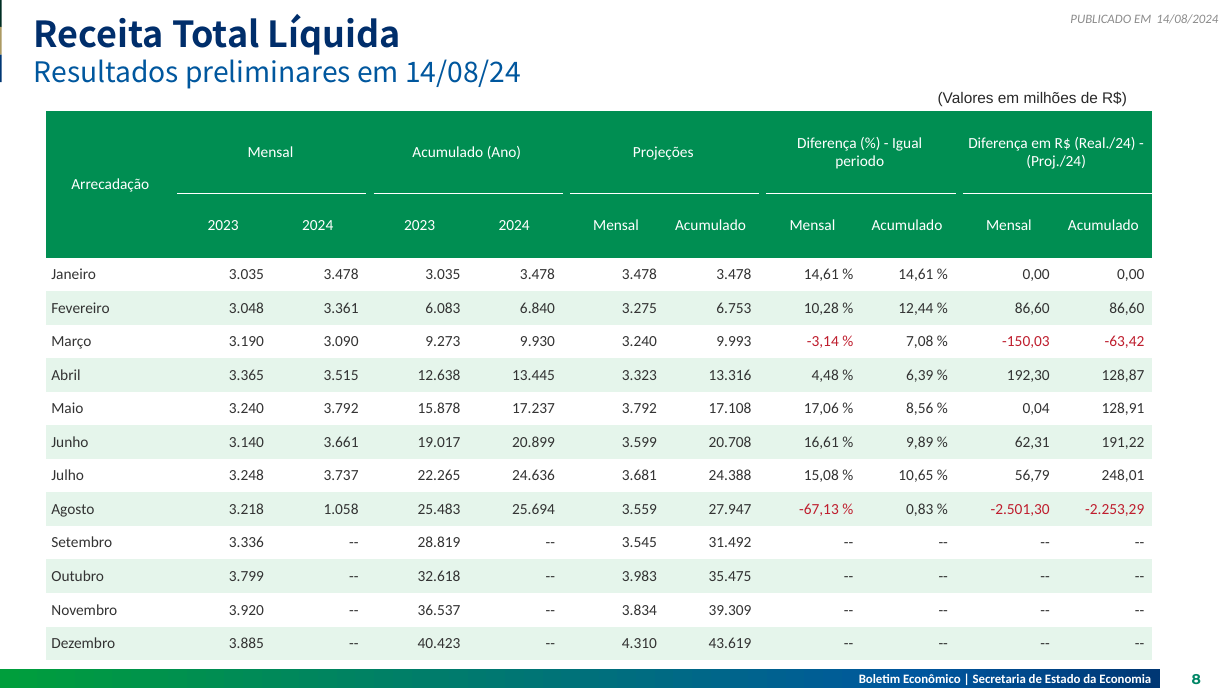
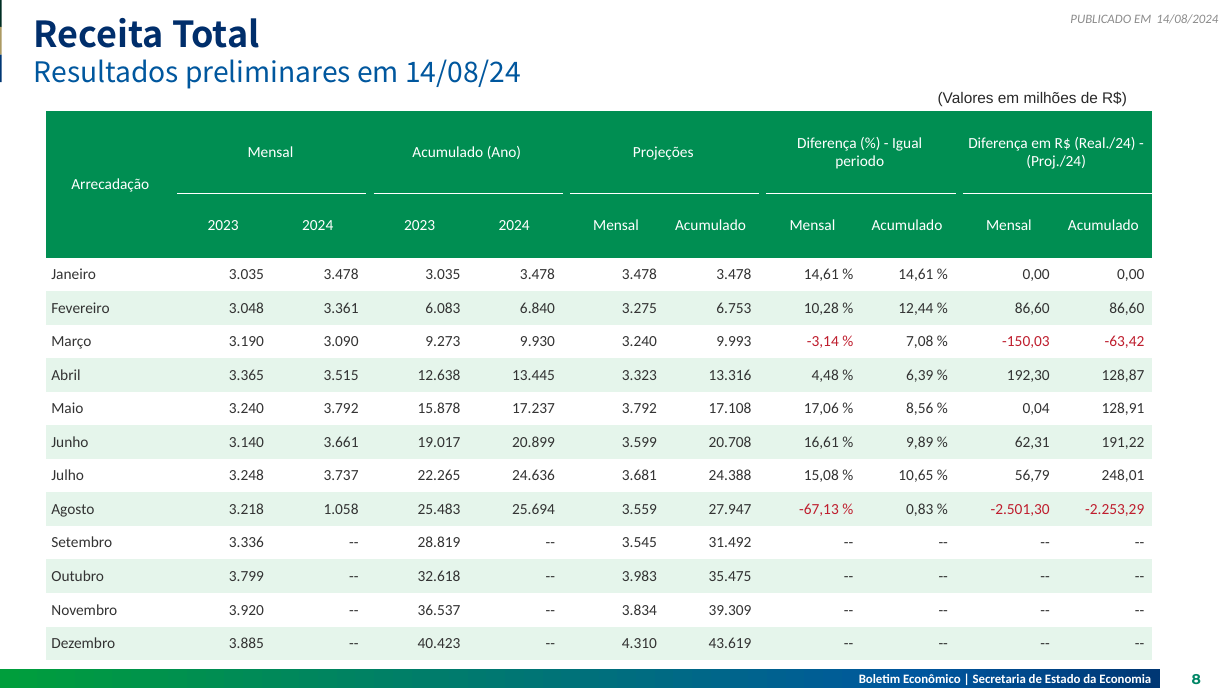
Before and after one commit to raphaellima1/Relatorio_receita, a slide deck: slide 8 of 2024-08-14V2.pptx. Drawn at 1232x693 pixels with LibreOffice and Linux fonts; fonts in the diff are those of the drawing. Boxes give left, top, right and bottom in pixels: in the first picture for what was removed or moved away, otherwise in the second. Text is boxed around its words. In the diff, an @@ line names an element or a change of style, - is before the commit and + after.

```diff
--- a/2024-08-14V2.pptx
+++ b/2024-08-14V2.pptx
@@ title at (34,18,260,48): text changed @@
-Receita Total Líquida
+Receita Total
```
Also in this commit, not shown: 1 other slide changed, 6 other files.
